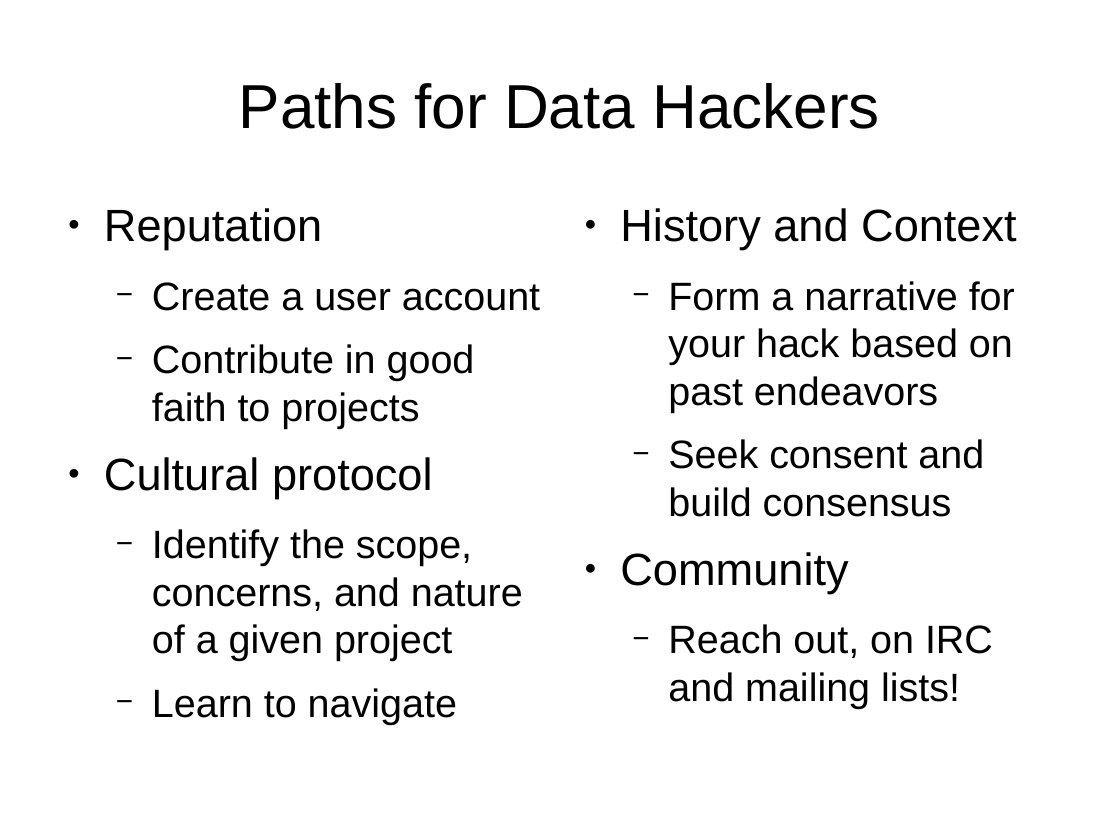
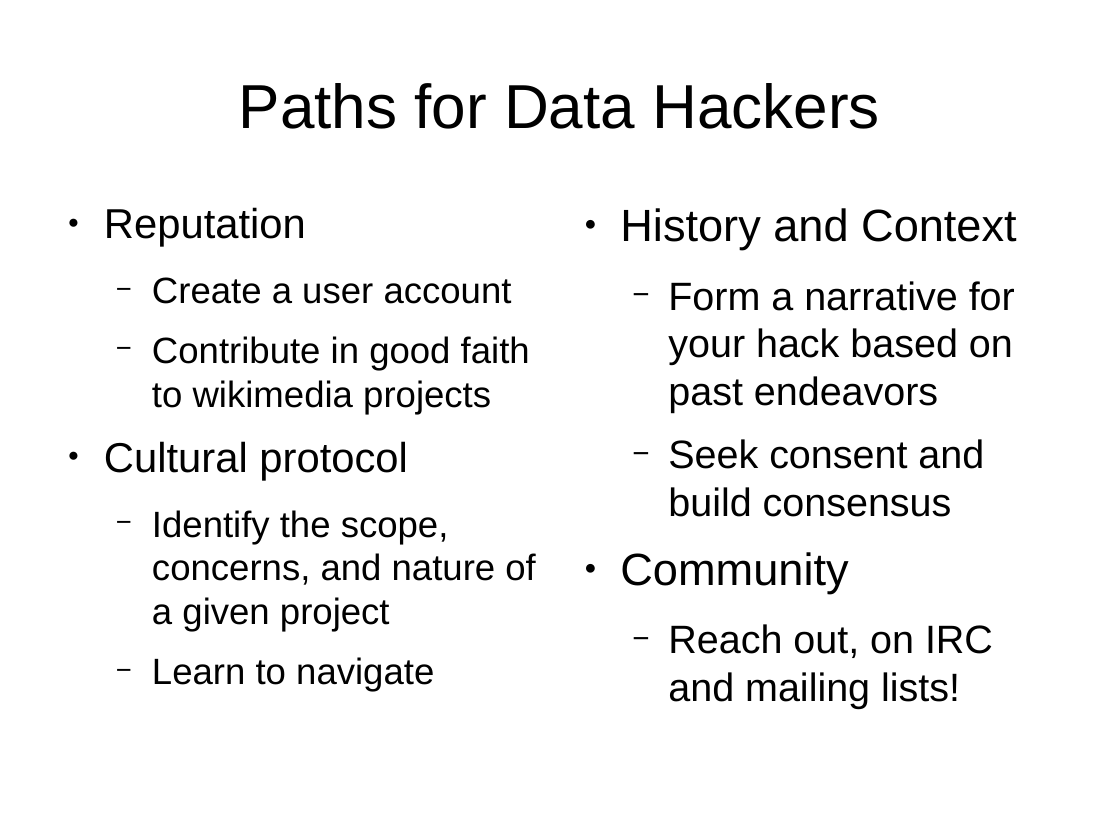
Before and after one commit to wpoa/OA-signalling, a slide deck: slide 25 of csvconf/csvconf_data-hacking_with_wikimedia_projects.odp (slide 32 before the commit). Drawn at 1120x840 pixels with LibreOffice and Linux fonts; fonts in the diff are those of the drawing. Boxes give left, top, right and bottom in pixels: in the first picture for what was removed or moved away, otherwise in the second. Text is boxed around its words. In the diff, an @@ line names an element or a change of style, - is before the commit and + after.

Commit message:
updates presentation

```diff
--- a/csvconf/csvconf_data-hacking_with_wikimedia_projects.odp
+++ b/csvconf/csvconf_data-hacking_with_wikimedia_projects.odp
@@ text at box(104, 207, 535, 692): size 32 to 29.6 pt in "Reputation", "Cultural protocol"; size 28 to 25.9 pt in "Create a user account", "Identify the scope, concerns, and nature of ...", "Learn to navigate" @@
@@ text at box(152, 336, 530, 414): text changed; size 28 to 25.9 pt @@
-  − Contribute in good faith to projects
+  − Contribute in good faith to wikimedia projects
```
Also in this commit, not shown: 5 other slides changed, 3 slides added, 9 slides removed.
